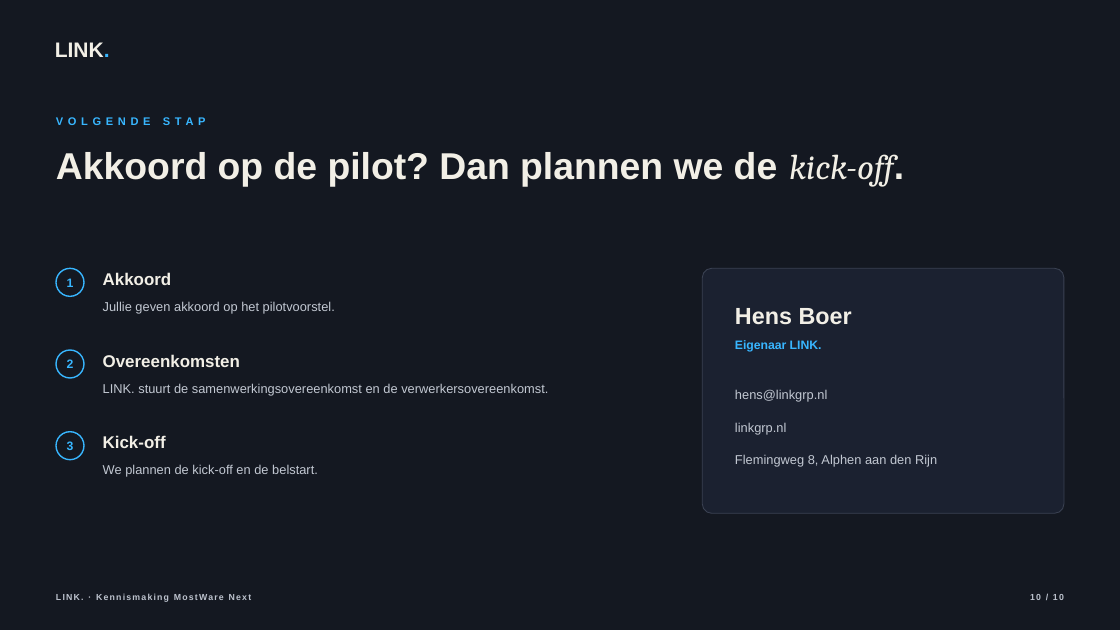
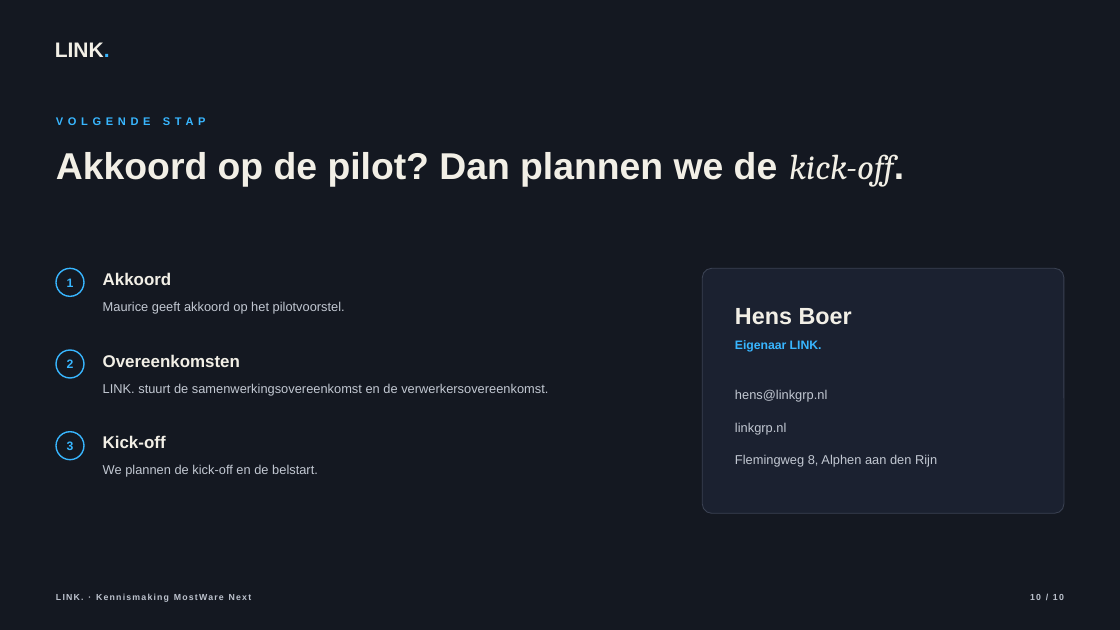
Before and after one commit to hens-lang/Test, a slide deck: slide 10 of output/LINK. kennismaking MostWare Next.pptx. Drawn at 1120x630 pixels with LibreOffice and Linux fonts; fonts in the diff are those of the drawing. Boxes give left, top, right and bottom in pixels: in the first picture for what was removed or moved away, otherwise in the second. Text is boxed around its words. In the diff, an @@ line names an element or a change of style, - is before the commit and + after.

```diff
--- a/output/LINK. kennismaking MostWare Next.pptx
+++ b/output/LINK. kennismaking MostWare Next.pptx
@@ text at [103,301,345,314]: text changed @@
-Jullie geven akkoord op het pilotvoorstel.
+Maurice geeft akkoord op het pilotvoorstel.
```
Also in this commit, not shown: 4 other slides changed, 8 other files.
